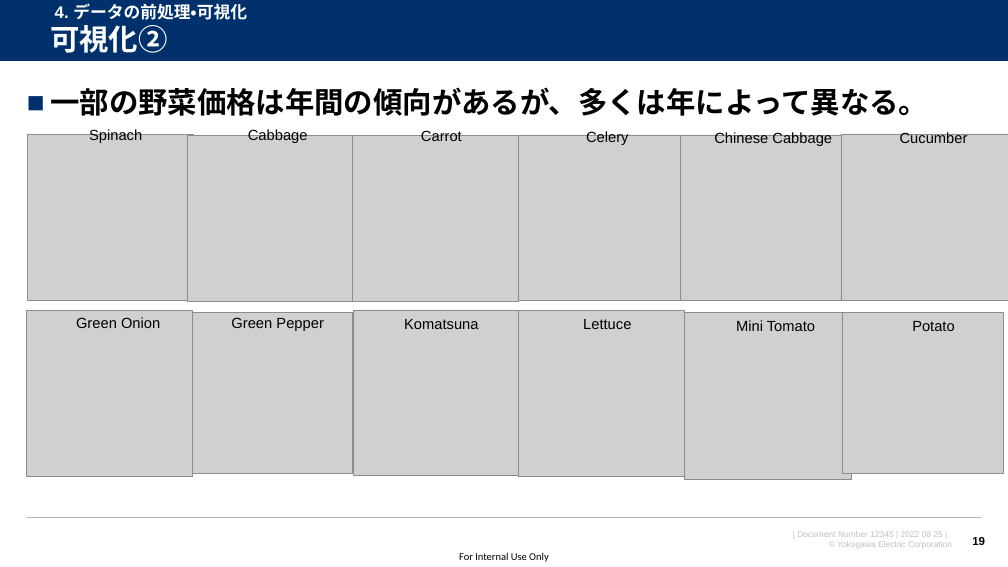
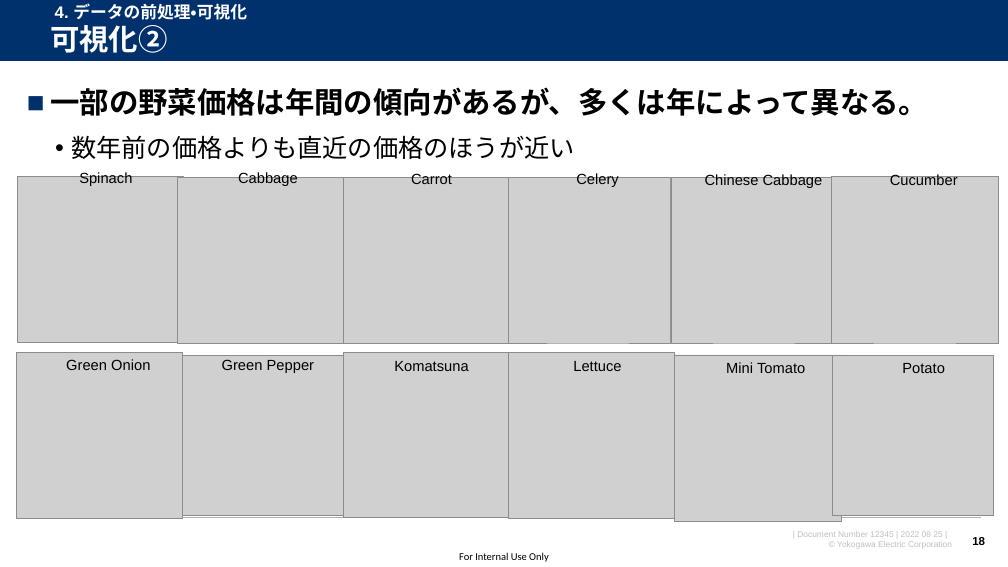
Before and after one commit to watarukumagai-git/opt, a slide deck: slide 18 of MMW/20220825_MMW_kumagai_rev.0.pptx (slide 19 before the commit). Drawn at 1008x567 pixels with LibreOffice and Linux fonts; fonts in the diff are those of the drawing; grey boxes stand for pictures; background and template pictures are left out. Boxes give left, top, right and bottom in pixels: in the first picture for what was removed or moved away, otherwise in the second. Text is boxed around its words. In the diff, an @@ line names an element or a change of style, - is before the commit and + after.

```diff
--- a/MMW/20220825_MMW_kumagai_rev.0.pptx
+++ b/MMW/20220825_MMW_kumagai_rev.0.pptx
@@ text at box(71, 135, 575, 159): paragraph added @@
+  • 数年前の価格よりも直近の価格のほうが近い
@@ 2 pictures, 1 text: place and size @@
-2 pictures, 1 text at box(188, 129, 519, 301)
+2 pictures, 1 text at box(178, 172, 509, 343)
@@ 11 texts, 10 pictures: place and size @@
-11 texts, 10 pictures at box(26, 129, 1008, 479)
+11 texts, 10 pictures at box(17, 171, 999, 522)
@@ page number at box(972, 537, 985, 545): text changed @@
-19
+18
```
Also in this commit, not shown: 10 other slides changed, 5 slides added, 4 slides removed.
